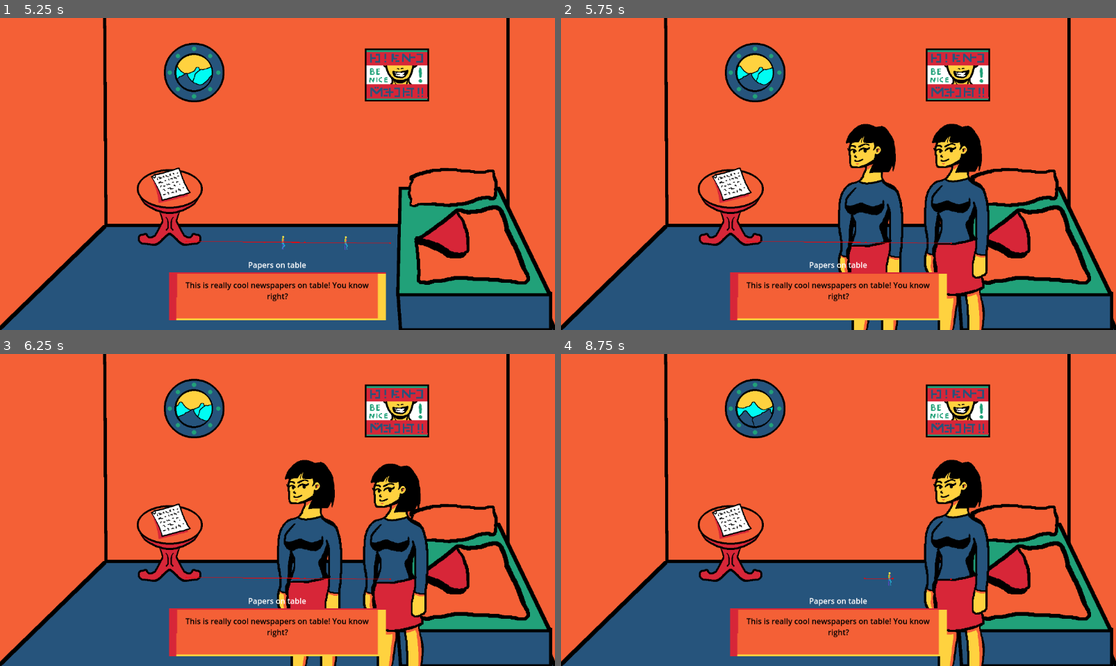
Above: before the commit, frames 1-4 (two rows, left to right).
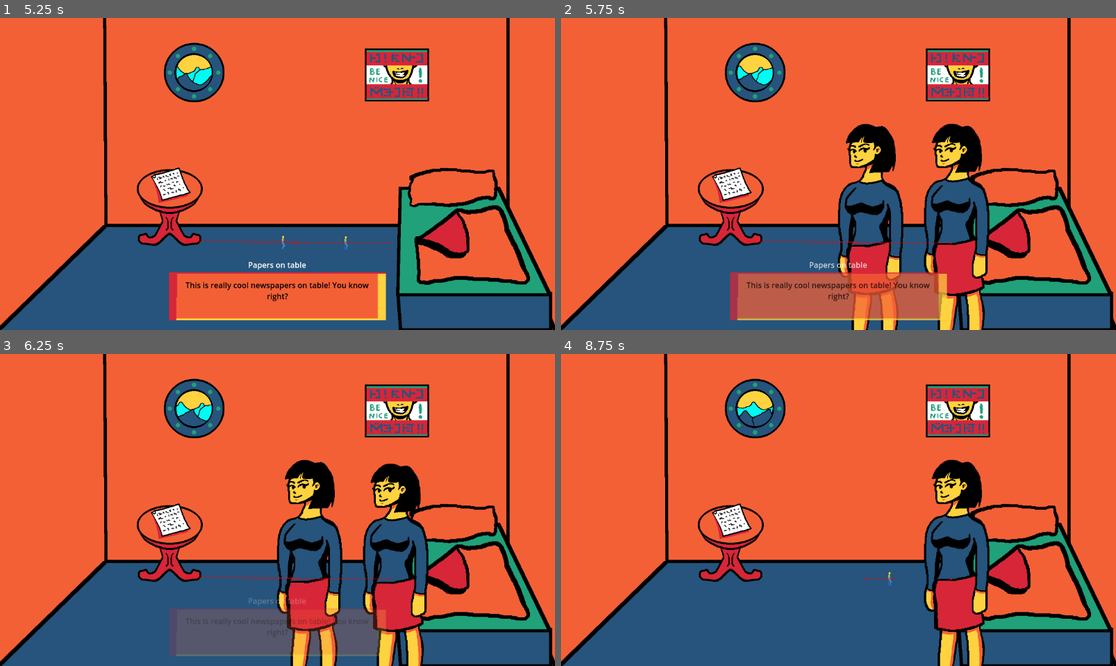
Above: after the commit, the same moments.

Repository: jame581/BrainAndGut
Game: Godot game, scene res://maps/room_1.tscn
Same seed, same stepped clock (60 frames per second), same inputs: the game is played once before the commit and once after it. This scene is started directly instead of the project's main scene.
Inputs (mouse positions are in pixels of both pictures, inside the frame that each line leads up to):
- Up to frame 1 (5.25 s): move the mouse to (172, 183) at 0.52 s; press the mouse at (172, 183) at 0.53 s; move the mouse to (166, 189) at 1.27 s; release the mouse at (166, 189) at 1.28 s; tap Space (switch) at 1.35, 2.85, 4.35 s; move the mouse to (333, 105) at 2.02 s; press the mouse at (333, 105) at 2.03 s; move the mouse to (249, 236) at 2.77 s; release the mouse at (249, 236) at 2.78 s; move the mouse to (444, 220) at 3.52 s; press the mouse at (444, 220) at 3.53 s; tap Enter at 4.25 s; move the mouse to (111, 127) at 4.27 s; release the mouse at (111, 127) at 4.28 s; move the mouse to (305, 174) at 5.02 s; press the mouse at (305, 174) at 5.03 s
- Up to frame 2 (5.75 s): no input
- Up to frame 3 (6.25 s): move the mouse to (194, 432) at 5.77 s; release the mouse at (194, 432) at 5.78 s; tap Space (switch) at 5.85 s
- Up to frame 4 (8.75 s): move the mouse to (960, 494) at 6.52 s; press the mouse at (960, 494) at 6.53 s; move the mouse to (727, 525) at 7.27 s; release the mouse at (727, 525) at 7.28 s; tap Space (switch) at 7.35 s; move the mouse to (894, 441) at 8.02 s; press the mouse at (894, 441) at 8.03 s

Frame 1 is identical in both runs. In frame 2, 5.3% of the frame differs, in the area x 30-70%, y 78-97%; in frame 3, 5.9%; in frame 4, 6.1%.

Commit message:
Room 1 and dialog test

Diff:
--- a/project/maps/room_1.tscn
+++ b/project/maps/room_1.tscn
@@ -100,6 +100,7 @@
 [node name="Player1" parent="." instance=ExtResource("6_q03r2")]
 position = Vector2(201, 39)
 scale = Vector2(1, 1)
+interaction_allowed = 0
 
 [node name="NavigationAgent2D" type="NavigationAgent2D" parent="Player1"]
 simplify_path = true
@@ -109,6 +110,7 @@
 [node name="Player2" parent="." instance=ExtResource("6_q03r2")]
 position = Vector2(-535, 39)
 scale = Vector2(1, 1)
+interaction_allowed = 1
 player_index = 1
 
 [node name="NavigationAgent2D" type="NavigationAgent2D" parent="Player2"]
@@ -128,6 +130,7 @@
 
 [node name="TableInteractionArea" parent="Interactables" instance=ExtResource("9_y6r4h")]
 position = Vector2(-343, 29)
+interaction_allowed = 0
 
 [node name="CollisionShape2D" type="CollisionShape2D" parent="Interactables/TableInteractionArea"]
 shape = SubResource("RectangleShape2D_ud5gc")
--- a/project/scenes/ui/dialog.tscn
+++ b/project/scenes/ui/dialog.tscn
@@ -6,8 +6,8 @@
 [sub_resource type="StyleBoxTexture" id="StyleBoxTexture_837vr"]
 texture = ExtResource("1_8dgyt")
 
-[sub_resource type="Animation" id="Animation_t402m"]
-resource_name = "show"
+[sub_resource type="Animation" id="Animation_g50p7"]
+length = 0.001
 tracks/0/type = "value"
 tracks/0/imported = false
 tracks/0/enabled = true
@@ -15,10 +15,10 @@
 tracks/0/interp = 1
 tracks/0/loop_wrap = true
 tracks/0/keys = {
-"times": PackedFloat32Array(0, 1),
-"transitions": PackedFloat32Array(1, 1),
+"times": PackedFloat32Array(0),
+"transitions": PackedFloat32Array(1),
 "update": 0,
-"values": [Color(1, 1, 1, 0), Color(1, 1, 1, 1)]
+"values": [Color(1, 1, 1, 1)]
 }
 
 [sub_resource type="Animation" id="Animation_odu20"]
@@ -36,8 +36,8 @@
 "values": [Color(1, 1, 1, 1), Color(1, 1, 1, 0)]
 }
 
-[sub_resource type="Animation" id="Animation_g50p7"]
-length = 0.001
+[sub_resource type="Animation" id="Animation_t402m"]
+resource_name = "show"
 tracks/0/type = "value"
 tracks/0/imported = false
 tracks/0/enabled = true
@@ -45,10 +45,10 @@
 tracks/0/interp = 1
 tracks/0/loop_wrap = true
 tracks/0/keys = {
-"times": PackedFloat32Array(0),
-"transitions": PackedFloat32Array(1),
+"times": PackedFloat32Array(0, 1),
+"transitions": PackedFloat32Array(1, 1),
 "update": 0,
-"values": [Color(1, 1, 1, 1)]
+"values": [Color(1, 1, 1, 0), Color(1, 1, 1, 1)]
 }
 
 [sub_resource type="AnimationLibrary" id="AnimationLibrary_8pgpp"]
--- a/project/scripts/ui/dialog.gd
+++ b/project/scripts/ui/dialog.gd
@@ -23,7 +23,11 @@
 func _ready() -> void:
 	rich_text_label.text = dialog_text
 	title_label.text = dialog_title
-	interaction_area.interacted.connect(handle_interaction)
+
+	if interaction_area:
+		interaction_area.interacted.connect(handle_interaction)
+	else:
+		push_error("Dialog " + get_name() + ": No InteractionArea node found.")
 
 	hide_timer.wait_time = wait_before_hide
 	writing_timer.wait_time = writing_speed
@@ -59,5 +63,7 @@
 	if anim_name == "hide":
 		visible = false
 	elif anim_name == "show":
-		if not show_instant:
+		if show_instant:
+			hide_timer.start()
+		else:
 			writing_timer.start()
